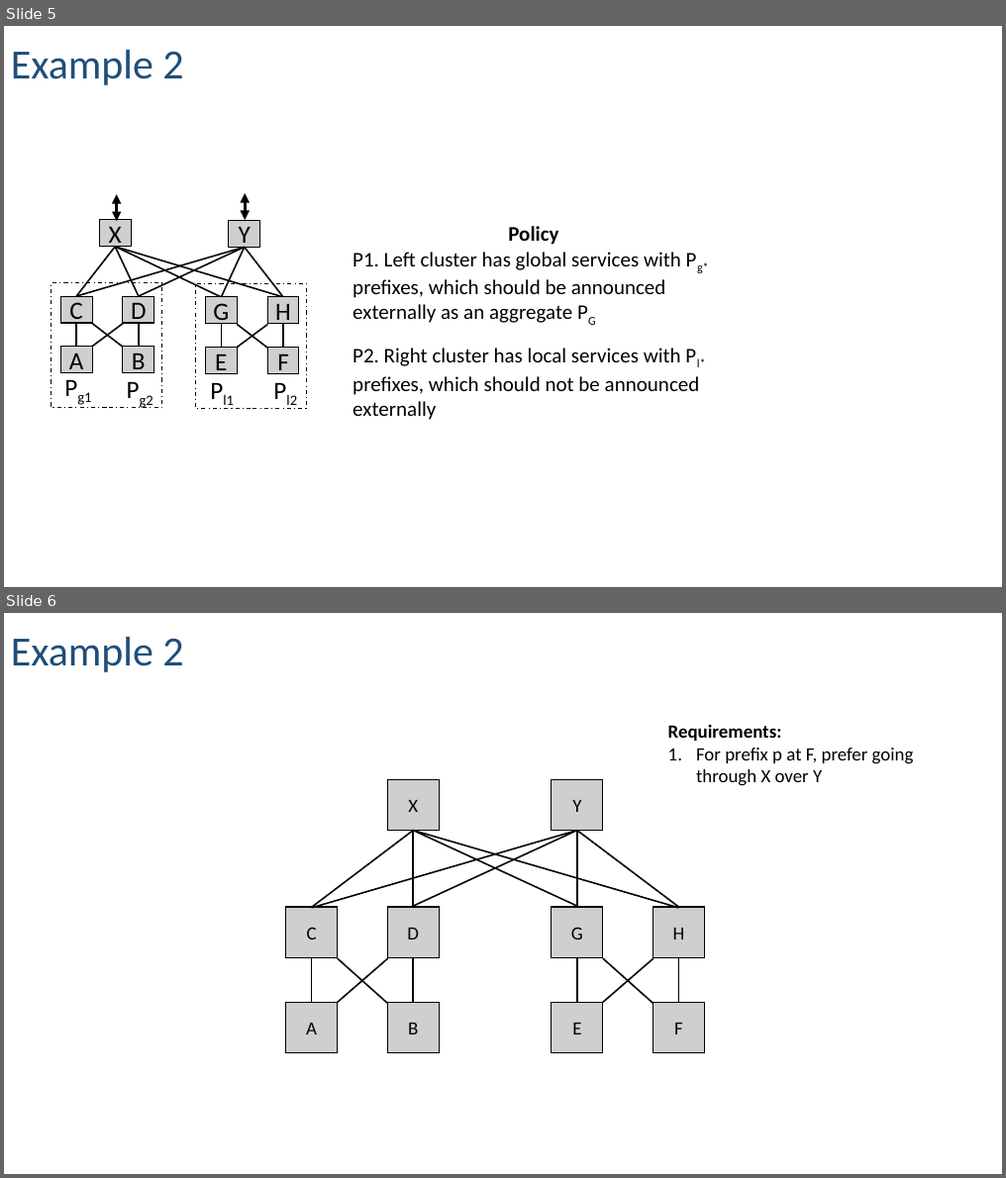
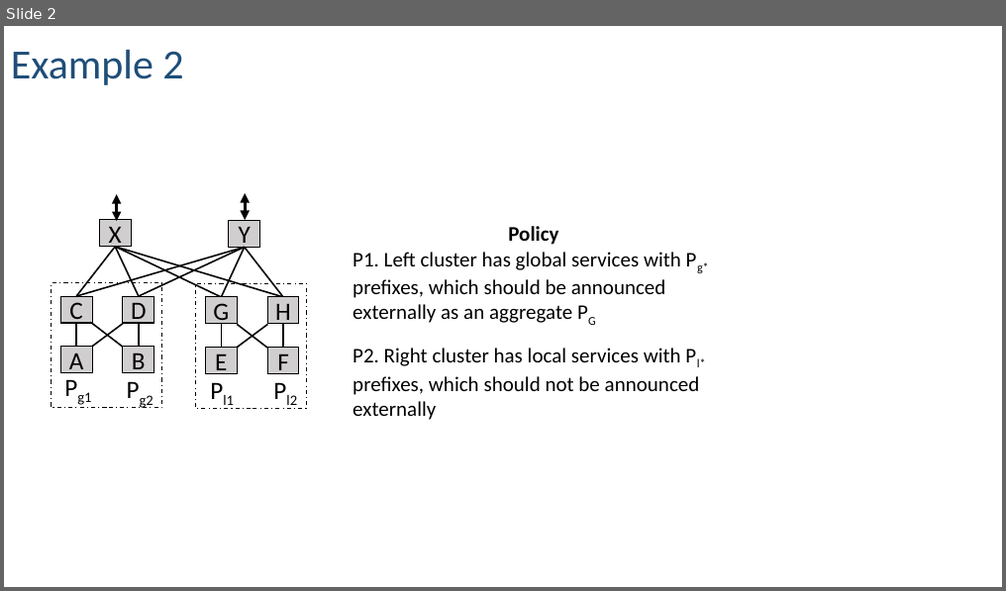
Before and after one commit to rabeckett/propane, a slide deck: paper/figures/examples.pptx. Shown one above the other, each under a label of ours: slides 5 and 6 before the commit, slide 2 after it. The pictures are 1006x1178 and 1006x591 pixels, drawn with LibreOffice and Linux fonts; fonts in the diff are those of the drawing. Boxes give left, top, right and bottom in pixels: in the first picture for what was removed or moved away, otherwise in the second. Text is boxed around its words. In the diff, an @@ line names an element or a change of style, - is before the commit and + after.

```diff
--- a/paper/figures/examples.pptx
+++ b/paper/figures/examples.pptx
@@ slide 6 removed at (4,613,1002,1174), background #FFFFFF @@
@@ text removed at (11,637,183,672) @@
-Example 2
@@ text removed at (668,725,914,786) @@
-Requirements:
-1. For prefix p at F, prefer going through X over Y
@@ group removed at (285,780,705,1054): 16 lines, 10 rectangles @@
-X
-Y
-A
-B
-C
-D
-E
-F
-G
-H
@@ what was slide 5 is now slide 2 @@
```
Also in this commit, not shown: 1 slide changed, 9 other slides removed, 4 other files.
